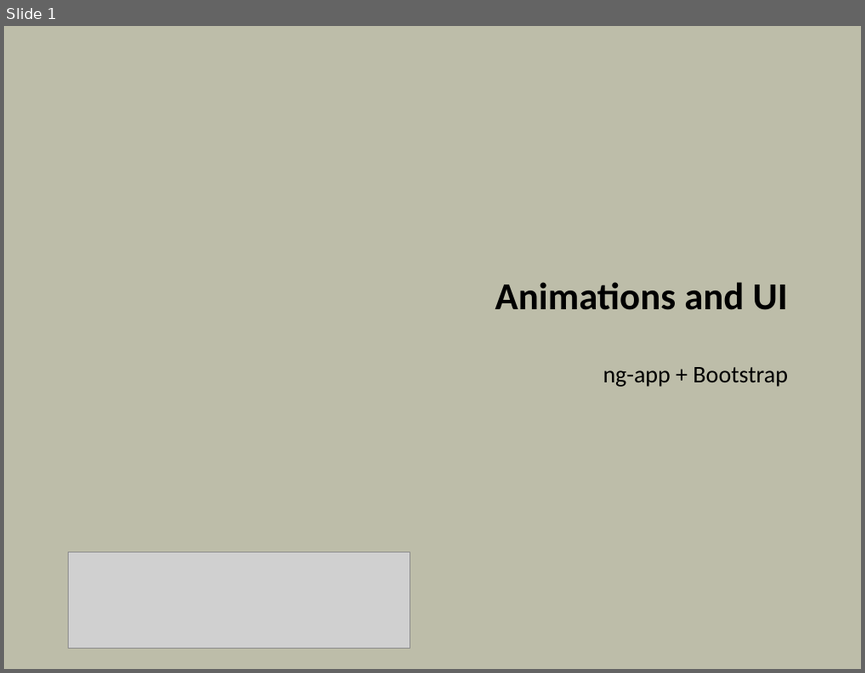
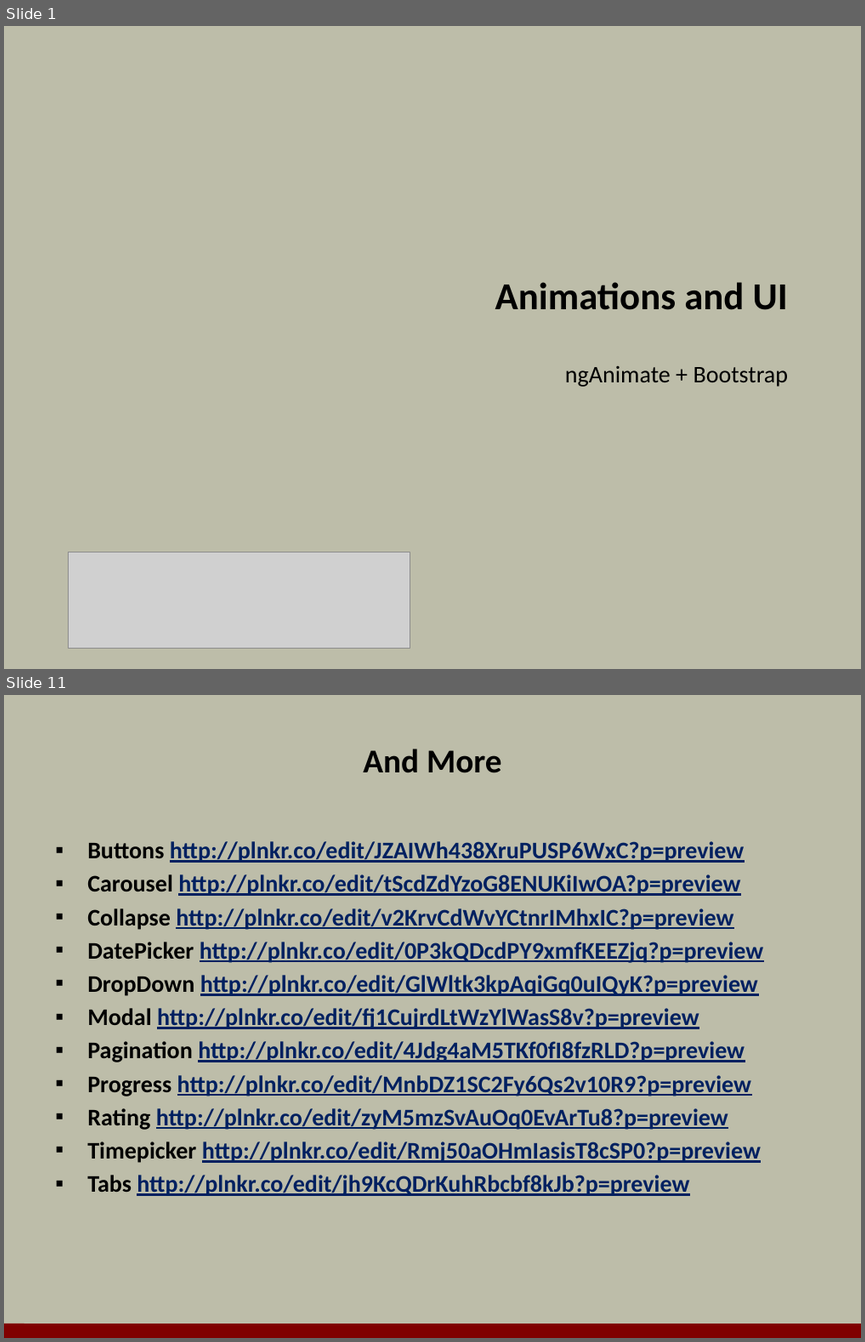
Before and after one commit to OdeToCode/classes, a slide deck: angularjs/slides/08_UI.pptx. Shown one above the other, each under a label of ours: slide 1 before the commit, slides 1 and 11 after it; the slides between them are not shown. The pictures are 865x673 and 865x1342 pixels, drawn with LibreOffice and Linux fonts; fonts in the diff are those of the drawing; grey boxes stand for pictures; background and template pictures are left out. Boxes give left, top, right and bottom in pixels: in the first picture for what was removed or moved away, otherwise in the second. Text is boxed around its words. In the diff, an @@ line names an element or a change of style, - is before the commit and + after.

```diff
--- a/angularjs/slides/08_UI.pptx
+++ b/angularjs/slides/08_UI.pptx
@@ slide 11 added at box(4, 695, 861, 1338), background #BDBDA9 @@
@@ title added at box(363, 749, 501, 773), 28 pt, text #000000, bold @@
+And More
@@ text added at box(87, 841, 764, 1196), 20 pt, text #002060, bold, underline @@
+▪ Buttons http://plnkr.co/edit/JZAIWh438XruPUSP6WxC?p=preview
+▪ Carousel http://plnkr.co/edit/tScdZdYzoG8ENUKiIwOA?p=preview
+▪ Collapse http://plnkr.co/edit/v2KrvCdWvYCtnrIMhxIC?p=preview
+▪ DatePicker http://plnkr.co/edit/0P3kQDcdPY9xmfKEEZjq?p=preview
+▪ DropDown http://plnkr.co/edit/GlWltk3kpAqiGq0uIQyK?p=preview
+▪ Modal http://plnkr.co/edit/fj1CujrdLtWzYlWasS8v?p=preview
+▪ Pagination http://plnkr.co/edit/4Jdg4aM5TKf0fI8fzRLD?p=preview
+▪ Progress http://plnkr.co/edit/MnbDZ1SC2Fy6Qs2v10R9?p=preview
+▪ Rating http://plnkr.co/edit/zyM5mzSvAuOq0EvArTu8?p=preview
+▪ Timepicker http://plnkr.co/edit/Rmj50aOHmIasisT8cSP0?p=preview
+▪ Tabs http://plnkr.co/edit/jh9KcQDrKuhRbcbf8kJb?p=preview
@@ line added from (4, 1330) to (861, 1331), #800000 12 pt @@
@@ slide 1 changed as well @@
@@ subtitle at box(565, 366, 789, 386): text changed @@
-ng-app + Bootstrap
+ngAnimate + Bootstrap
```
Also in this commit, not shown: 10 other slides added, 1 slide removed, 38 other files.
